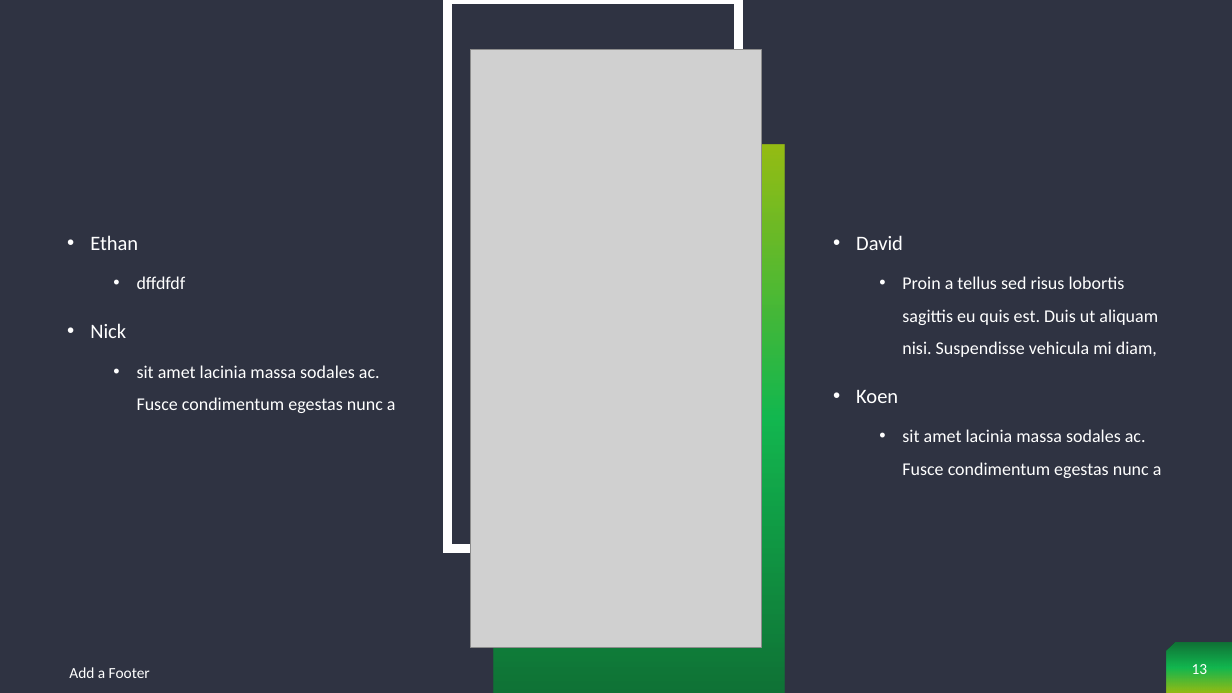
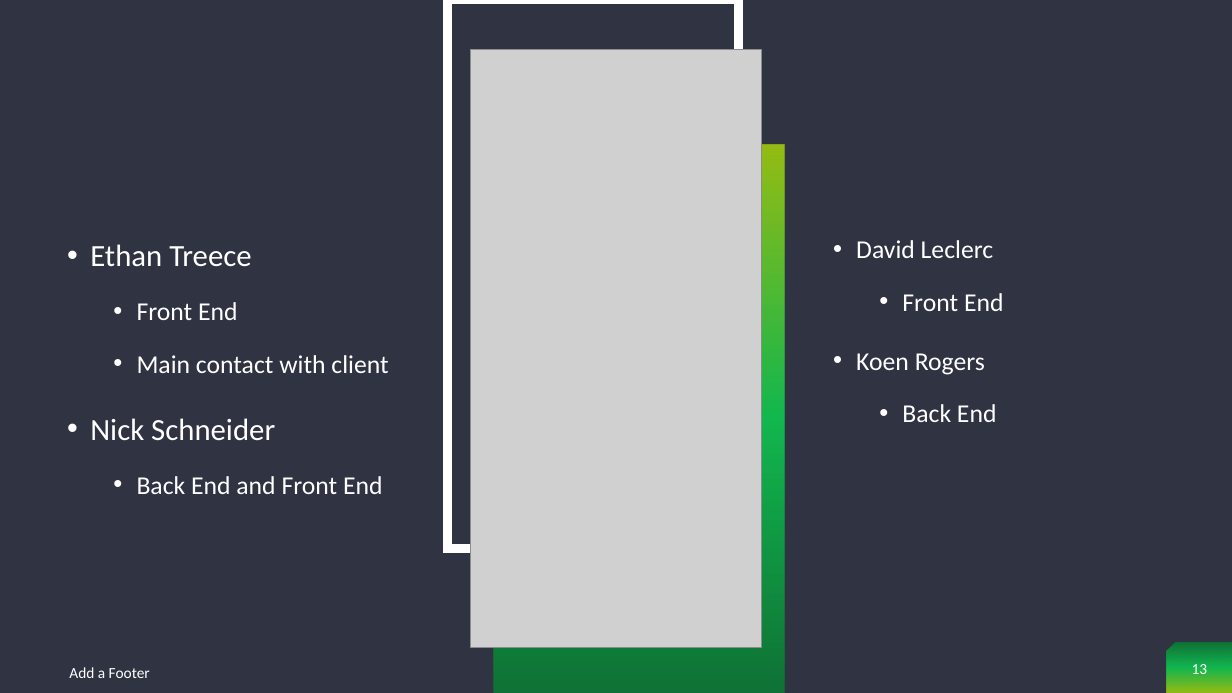
Before and after one commit to NickSchneider54/GameWorld, a slide deck: slide 13 of Game World.pptx. Drawn at 1232x693 pixels with LibreOffice and Linux fonts; fonts in the diff are those of the drawing; grey boxes stand for pictures. Boxes give left, top, right and bottom in pixels: in the first picture for what was removed or moved away, otherwise in the second. Text is boxed around its words. In the diff, an @@ line names an element or a change of style, - is before the commit and + after.

```diff
--- a/Game World.pptx
+++ b/Game World.pptx
@@ text at (90, 244, 388, 494): text changed; size 14 to 20 pt @@
-• Ethan
-  • dffdfdf
-• Nick
-  • sit amet lacinia massa sodales ac. Fusce condimentum egestas nunc a
+• Ethan Treece
+  • Front End
+  • Main contact with client
+• Nick Schneider
+  • Back End and Front End
@@ text at (856, 240, 1004, 422): text changed; size 14 to 20 pt @@
-• David
-  • Proin a tellus sed risus lobortis sagittis eu quis est. Duis ut aliquam nisi. Suspendisse vehicula mi diam,
-• Koen
-  • sit amet lacinia massa sodales ac. Fusce condimentum egestas nunc a
+• David Leclerc
+  • Front End
+• Koen Rogers
+  • Back End
```
Also in this commit, not shown: 6 other slides changed.
